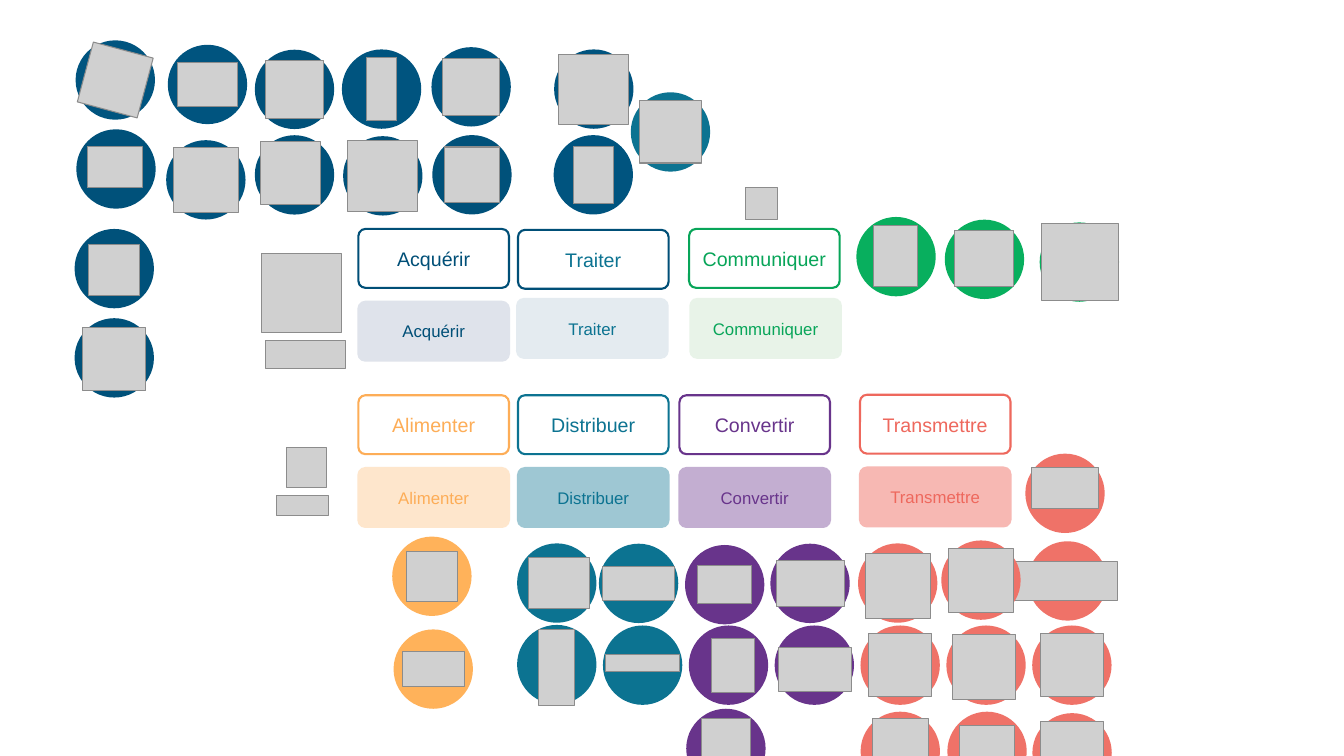
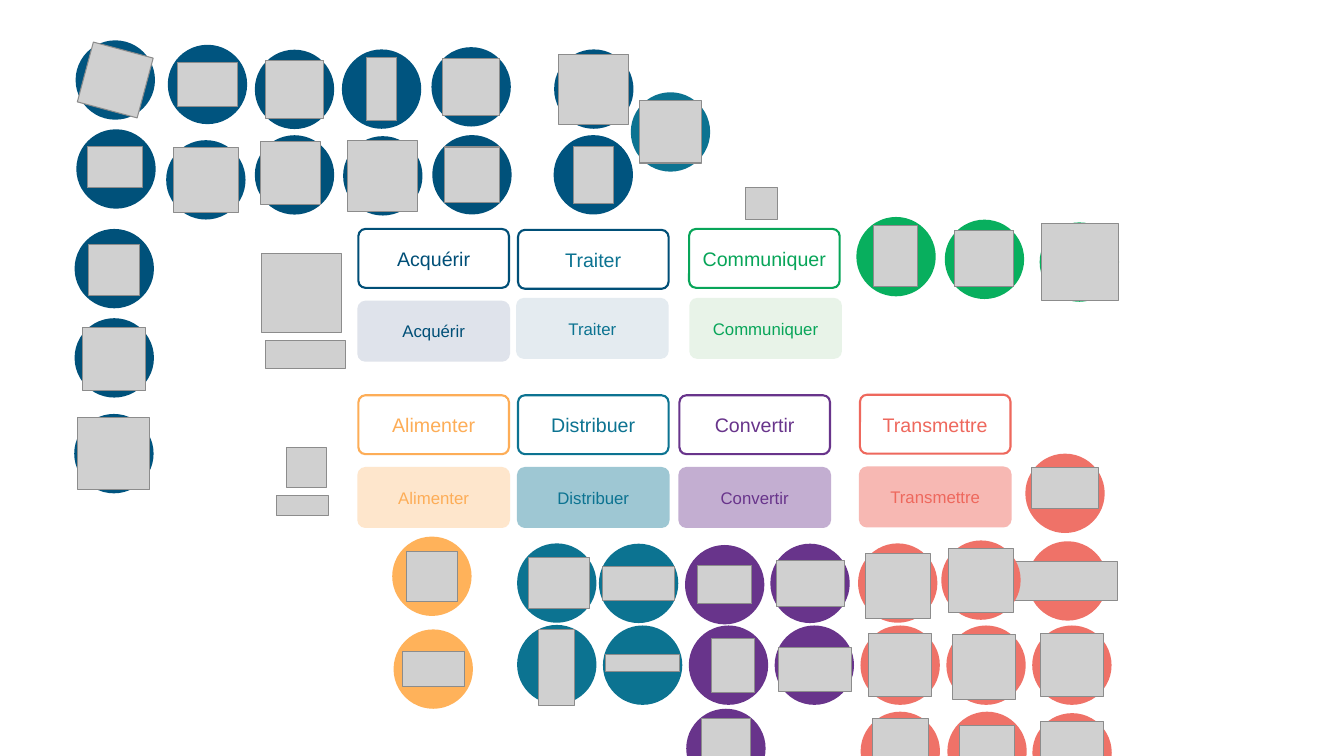
Before and after one commit to xpessoles/TP_Documents_PSI, a slide deck: slide 3 of ChaineFonctionnelle_V2.pptx. Drawn at 1344x756 pixels with LibreOffice and Linux fonts; fonts in the diff are those of the drawing; grey boxes stand for pictures; background and template pictures are left out. Boxes give left, top, right and bottom in pixels: in the first picture for what was removed or moved away, otherwise in the second. Text is boxed around its words. In the diff, an @@ line names an element or a change of style, - is before the commit and + after.

```diff
--- a/ChaineFonctionnelle_V2.pptx
+++ b/ChaineFonctionnelle_V2.pptx
@@ ellipse added at (75, 414, 154, 494), fill #00547F @@
@@ picture added at (78, 417, 149, 489) @@
```
Also in this commit, not shown: 1 other slide changed.
